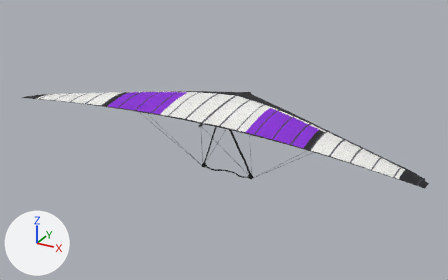
An edit to the glTF model assets/models/glider_moyes_litespeed_s.glb, drawn before and after from the same camera.
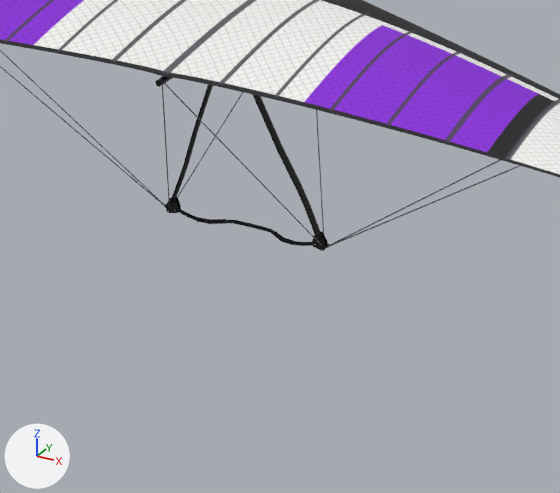
The first picture shows the older version from a 50 mm lens placed at (6.6, -11.92, 5.3), pointed at (0.03, 0.03, -0.67). The close-ups show the older and then the newer version on the part from 33% to 73% of the width and 36% to 91% of the height of that picture. Only the edits that show in the close-ups are written down. Lighting does not change. The marker at lower left points along +X, +Y and +Z. Vertices at exactly the same position are counted once.

In view in the first close-up: 'ControlFrame', 'Sail' and 1 more.
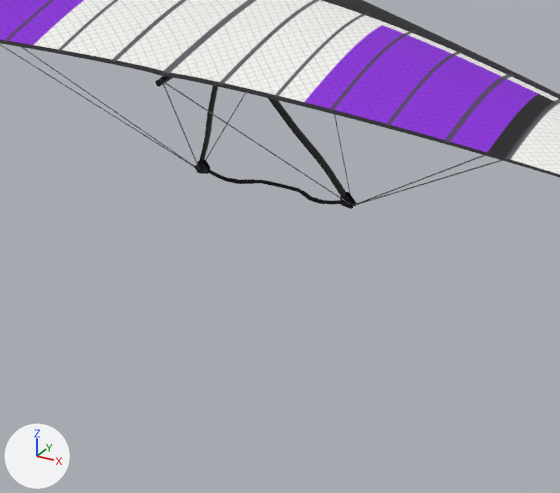
What the commit changed:
me_controlframe is used by ob_controlframe; location (0.0, 0.0, 0.0).
me_controlframe had 2472 vertices, 4572 faces and spanned x -3.0..3.0, y -0.99..1.31, z -1.68..0.09.
me_controlframe now has 2472 vertices, 4572 faces and spans x -3.0..3.0, y -0.99..1.31, z -1.53..0.09.
me_controlframe part 1: the loose piece of 42 vertices spanning x -0.71..-0.6, y 0.21..0.23, z -1.65..-1.51 is turned 18.1 degrees about the x axis through the mesh origin.
me_controlframe part 2: the loose piece of 42 vertices spanning x -0.71..-0.6, y 0.25..0.27, z -1.65..-1.51 is turned 18.1 degrees about the x axis through the mesh origin.
me_controlframe part 3: the loose piece of 42 vertices spanning x 0.6..0.71, y 0.25..0.27, z -1.65..-1.51 is turned 18.1 degrees about the x axis through the mesh origin.
me_controlframe part 4: the loose piece of 42 vertices spanning x 0.6..0.71, y 0.21..0.23, z -1.65..-1.51 is turned 18.1 degrees about the x axis through the mesh origin.
me_controlframe part 5: 1356 of 2472 vertices moved; they spanned x -0.76..0.76, y -0.05..0.37, z -1.68..-0.01 and now span x -0.76..0.76, y -0.03..0.84, z -1.53..-0.01; mean shift (0.0, 0.4, 0.13); largest move (0.7, 0.27, -1.64) -> (0.7, 0.76, -1.48).
Other edits to the shape of me_controlframe do not show in these pictures.

What differs and where, as boxes (x1, y1, x2, y2) in the close-ups (560 x 493 px; the box of a moved part takes in the faces that stretch with it):
'ControlFrame', reshaped
    before: (0, 50, 520, 251)
    after: (0, 44, 503, 209)
part 1 of me_controlframe, moved or reshaped
    before: (166, 198, 178, 213)
    after: (196, 161, 208, 174)
part 2 of me_controlframe, moved or reshaped
    before: (175, 197, 181, 209)
    after: (203, 160, 210, 169)
part 3 of me_controlframe, moved or reshaped
    before: (321, 232, 328, 244)
    after: (346, 192, 355, 202)
part 4 of me_controlframe, moved or reshaped
    before: (312, 234, 325, 251)
    after: (340, 195, 353, 208)
part 5 of me_controlframe, moved or reshaped
    before: (0, 50, 520, 251)
    after: (0, 44, 503, 209)
